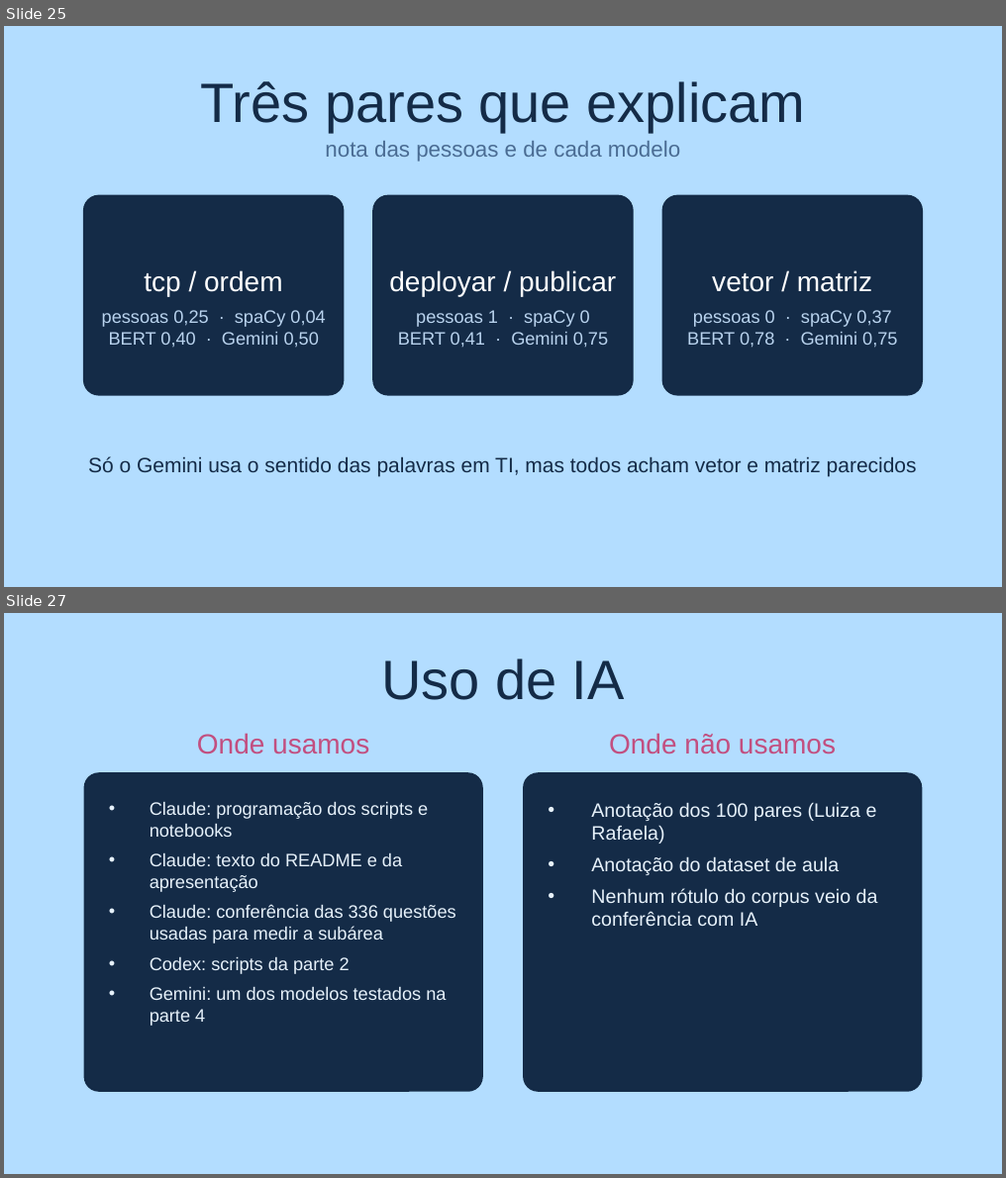
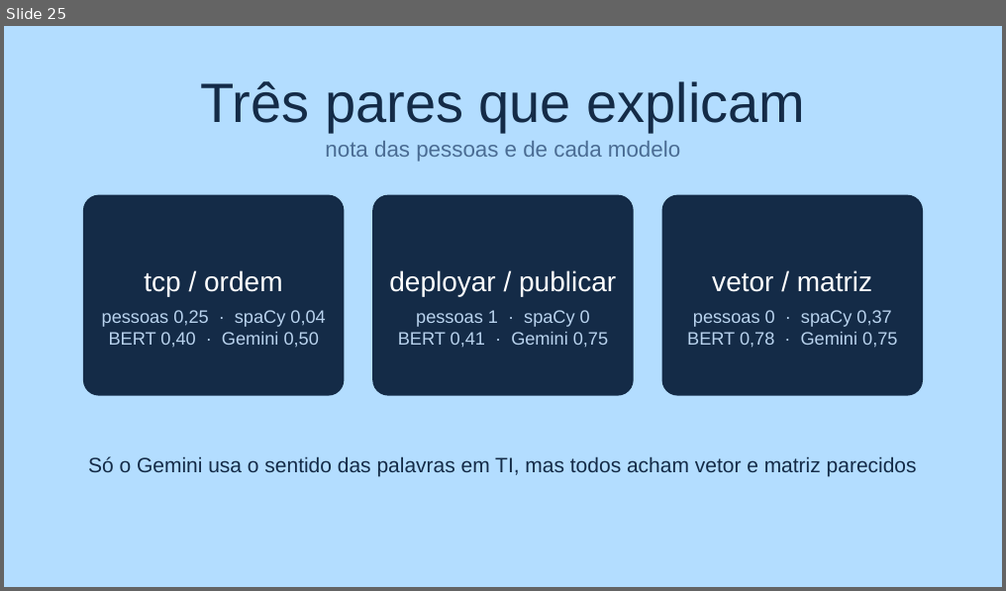
Before and after one commit to barbaradasilvadapper/T1-PLN, a slide deck: entregaveis/Trabalho1_PLN.pptx. Shown one above the other, each under a label of ours: slides 25 and 27 before the commit, slide 25 after it; the slides between them are not shown. The pictures are 1006x1178 and 1006x591 pixels, drawn with LibreOffice and Linux fonts; fonts in the diff are those of the drawing. Boxes give left, top, right and bottom in pixels: in the first picture for what was removed or moved away, otherwise in the second. Text is boxed around its words. In the diff, an @@ line names an element or a change of style, - is before the commit and + after.

```diff
--- a/entregaveis/Trabalho1_PLN.pptx
+++ b/entregaveis/Trabalho1_PLN.pptx
@@ slide 27 removed at [4,613,1002,1174], background #B3DDFF @@
@@ text removed at [381,659,625,700] @@
-Uso de IA
@@ text removed at [197,733,369,754] @@
-Onde usamos
@@ text removed at [609,733,836,754] @@
-Onde não usamos
@@ rounded rectangle removed at [84,772,483,1092] @@
@@ rounded rectangle removed at [523,772,922,1092] @@
@@ text removed at [150,801,456,1026] @@
-• Claude: programação dos scripts e notebooks
-• Claude: texto do README e da apresentação
-• Claude: conferência das 336 questões usadas para medir a subárea
-• Codex: scripts da parte 2
-• Gemini: um dos modelos testados na parte 4
@@ text removed at [591,802,878,926] @@
-• Anotação dos 100 pares (Luiza e Rafaela)
-• Anotação do dataset de aula
-• Nenhum rótulo do corpus veio da conferência com IA
```
Also in this commit, not shown: 16 slides changed, 3 slides added, 2 other slides removed, 3 other files.
